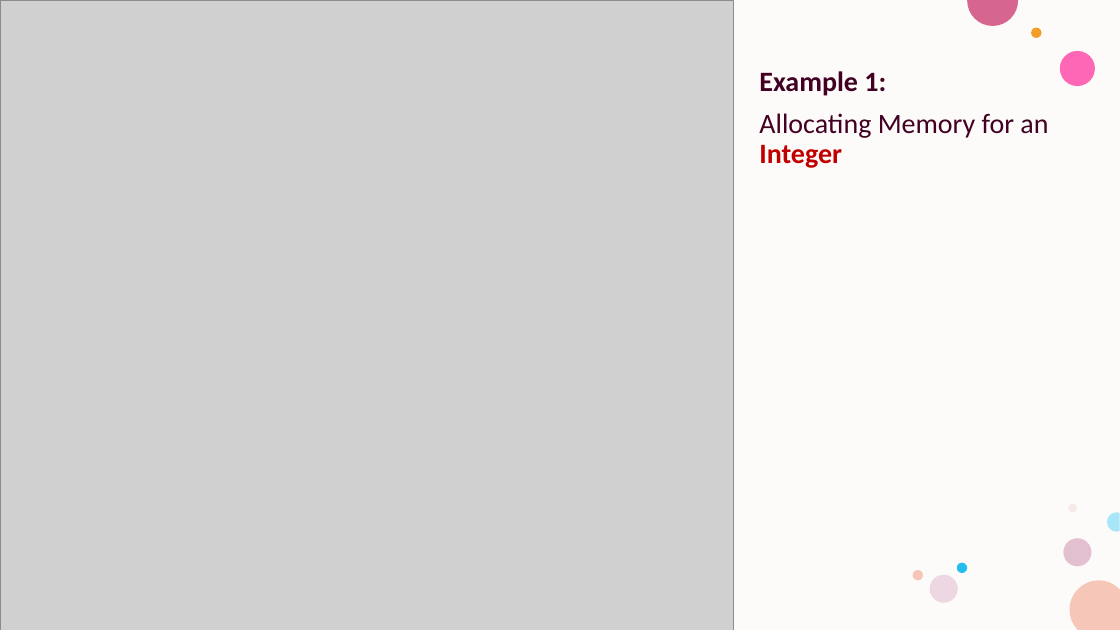
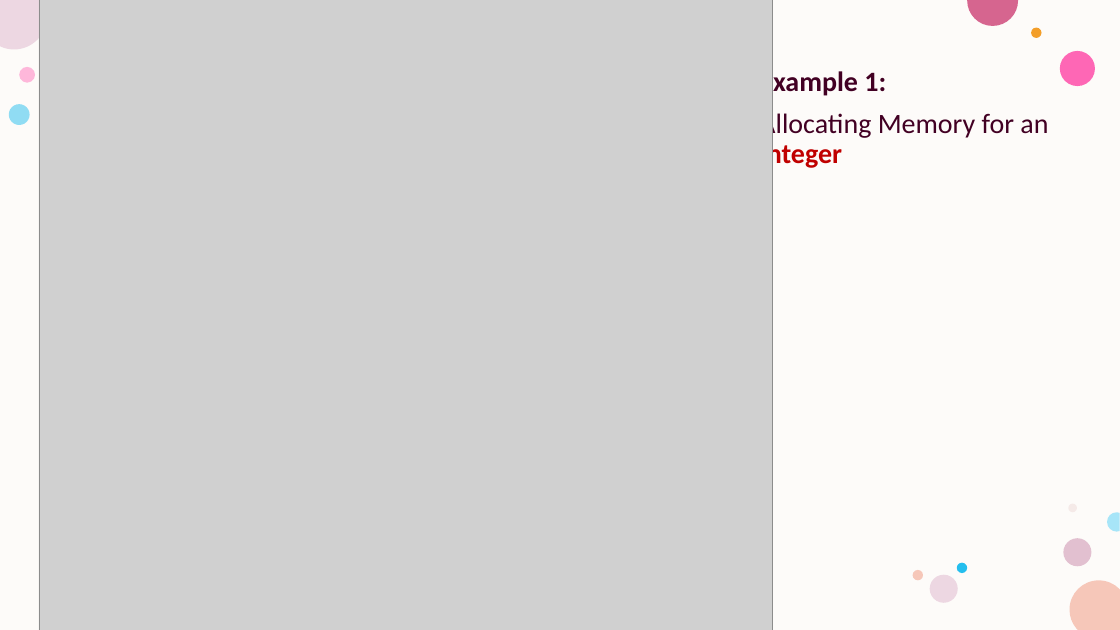
Before and after one commit to PRAMODNAIK-DEV/MCA-1st-Sem-Shridevi-College-Nov-2025, a slide deck: slide 36 of Theory Class-Notes/Unit-4 Structure and Union.pptx. Drawn at 1120x630 pixels with LibreOffice and Linux fonts; fonts in the diff are those of the drawing; grey boxes stand for pictures; background and template pictures are left out. Boxes give left, top, right and bottom in pixels: in the first picture for what was removed or moved away, otherwise in the second. Text is boxed around its words. In the diff, an @@ line names an element or a change of style, - is before the commit and + after.

```diff
--- a/Theory Class-Notes/Unit-4 Structure and Union.pptx
+++ b/Theory Class-Notes/Unit-4 Structure and Union.pptx
@@ picture: place and size @@
-picture at [0,0,734,630]
+picture at [39,0,772,630]
@@ ellipse added at [19,67,35,83], fill #FF75BD at 50% opacity @@
@@ ellipse added at [8,104,29,125], fill #24BEEE at 50% opacity @@
```
Also in this commit, not shown: 5 other slides changed.
